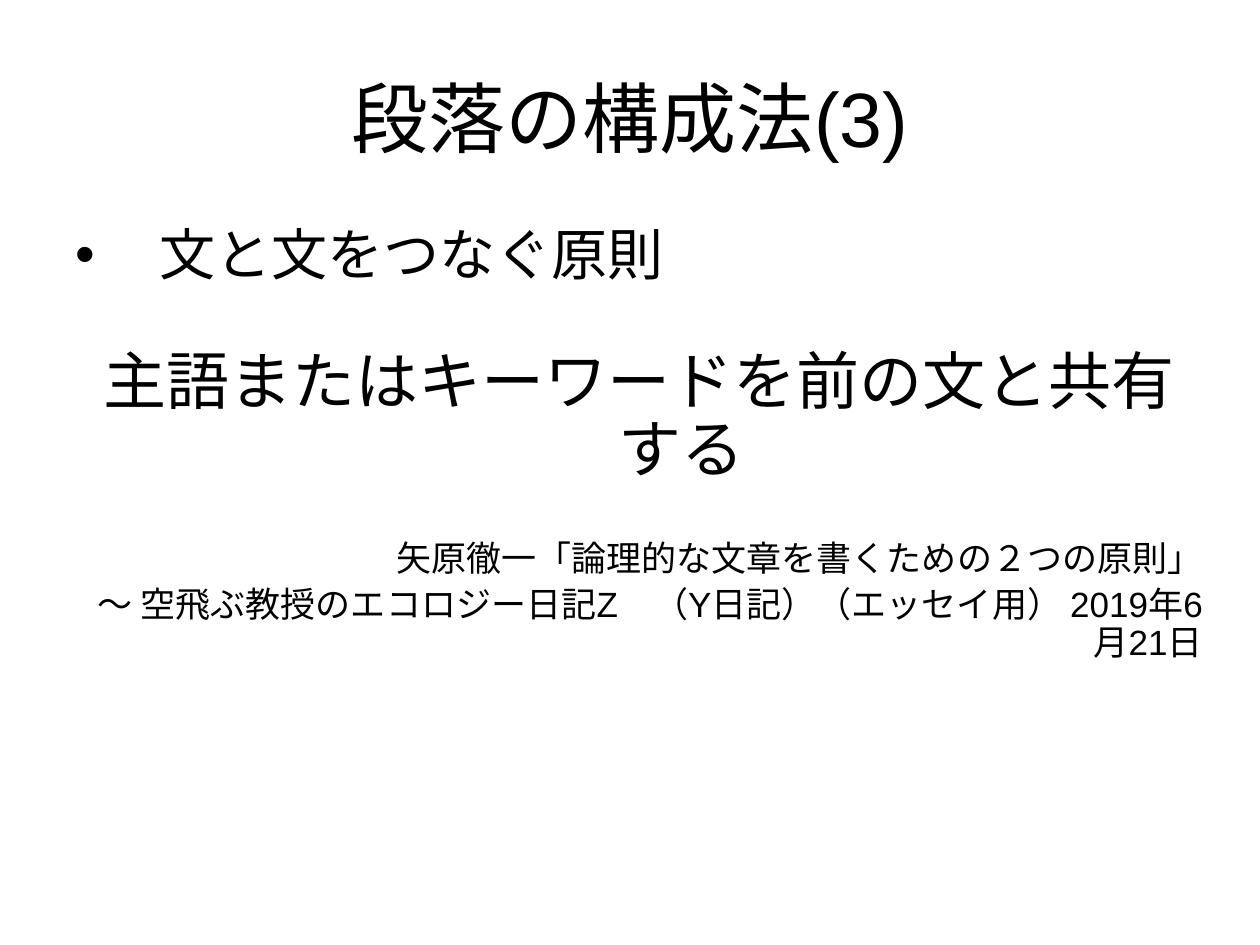
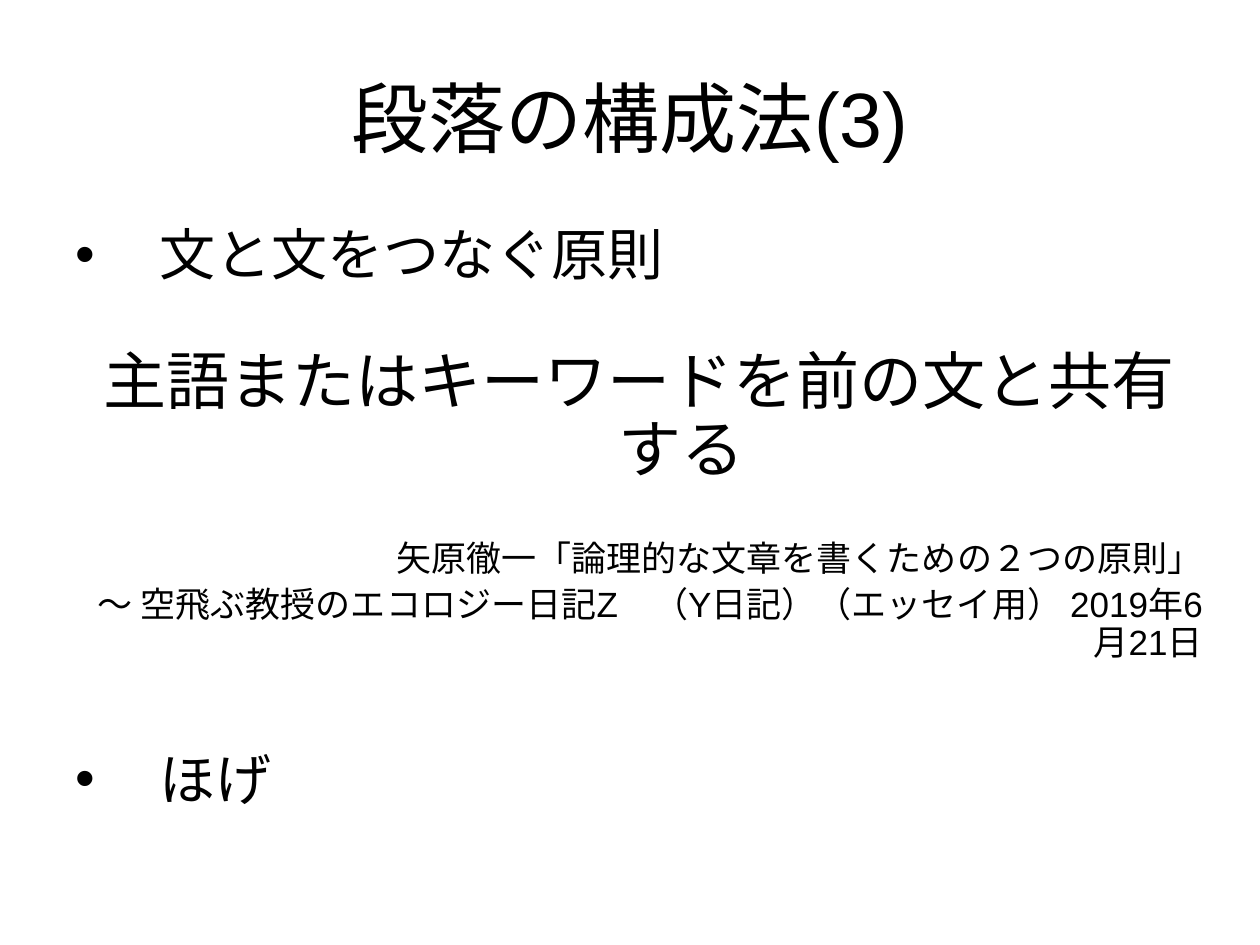
Before and after one commit to yugism/Writing, a slide deck: slide 8 of writing01.ppt. Drawn at 1260x945 pixels with LibreOffice and Linux fonts; fonts in the diff are those of the drawing. Boxes give left, top, right and bottom in pixels: in the first picture for what was removed or moved away, otherwise in the second. Text is boxed around its words. In the diff, an @@ line names an element or a change of style, - is before the commit and + after.

```diff
--- a/writing01.ppt
+++ b/writing01.ppt
@@ text at (160,754,272,804): paragraph added @@
+• ほげ
```
Also in this commit, not shown: 2 other files.
